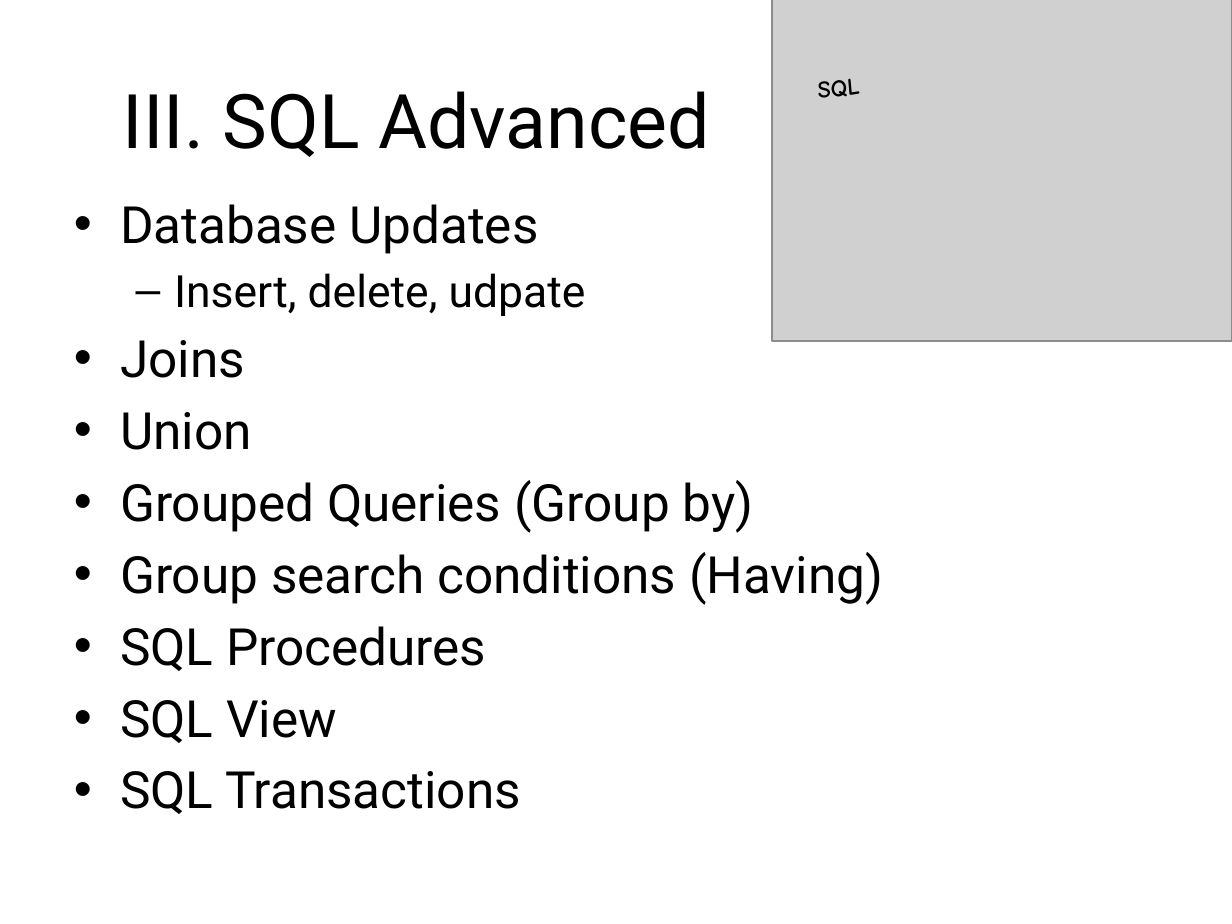
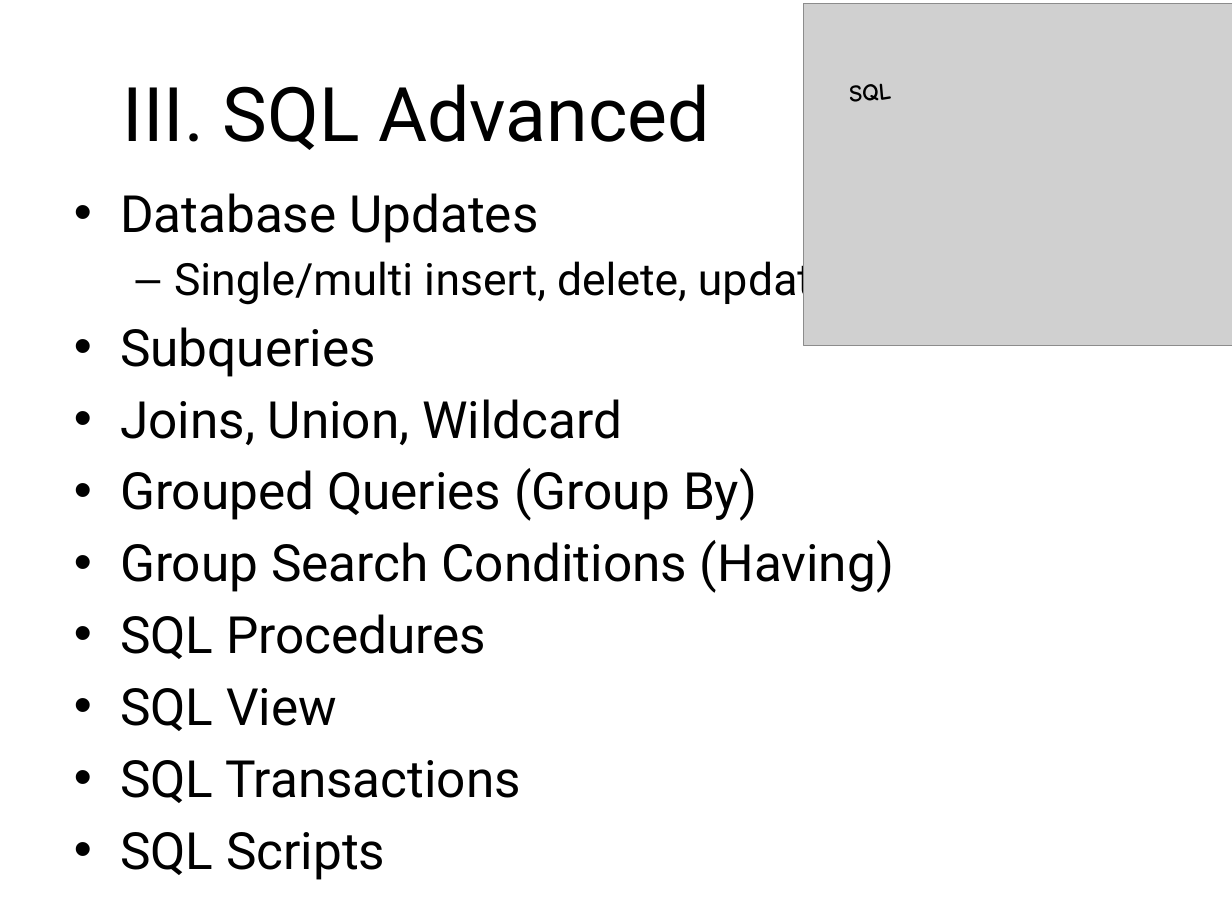
Before and after one commit to sonvq/sqltraining, a slide deck: slide 9 of QS_Training_SQL_Overview.pptx. Drawn at 1232x924 pixels with LibreOffice and Linux fonts; fonts in the diff are those of the drawing; grey boxes stand for pictures; background and template pictures are left out. Boxes give left, top, right and bottom in pixels: in the first picture for what was removed or moved away, otherwise in the second. Text is boxed around its words. In the diff, an @@ line names an element or a change of style, - is before the commit and + after.

Commit message:
commit slide

```diff
--- a/QS_Training_SQL_Overview.pptx
+++ b/QS_Training_SQL_Overview.pptx
@@ picture: place and size @@
-picture at [772, 0, 1232, 340]
+picture at [803, 4, 1232, 345]
@@ text "SQL": place and size @@
-text "SQL" at [803, 51, 1009, 111]
+text "SQL" at [835, 56, 1041, 116]
@@ title "III. SQL Advanced": place and size @@
-title "III. SQL Advanced" at [123, 91, 710, 157]
+title "III. SQL Advanced" at [123, 84, 710, 150]
@@ text "Database Updates": place and size @@
-text "Database Updates" at [120, 204, 883, 814]
+text "Database Updates" at [120, 193, 894, 880]
@@ text at [120, 254, 894, 593]: text changed @@
-  – Insert, delete, udpate
-• Joins
-• Union
-• Grouped Queries (Group by)
-• Group search conditions (Having)
+  – Single/multi insert, delete, update
+• Subqueries
+• Joins, Union, Wildcard
+• Grouped Queries (Group By)
+• Group Search Conditions (Having)
@@ text at [120, 832, 385, 880]: paragraph added @@
+• SQL Scripts
```
Also in this commit, not shown: 4 other slides changed.
